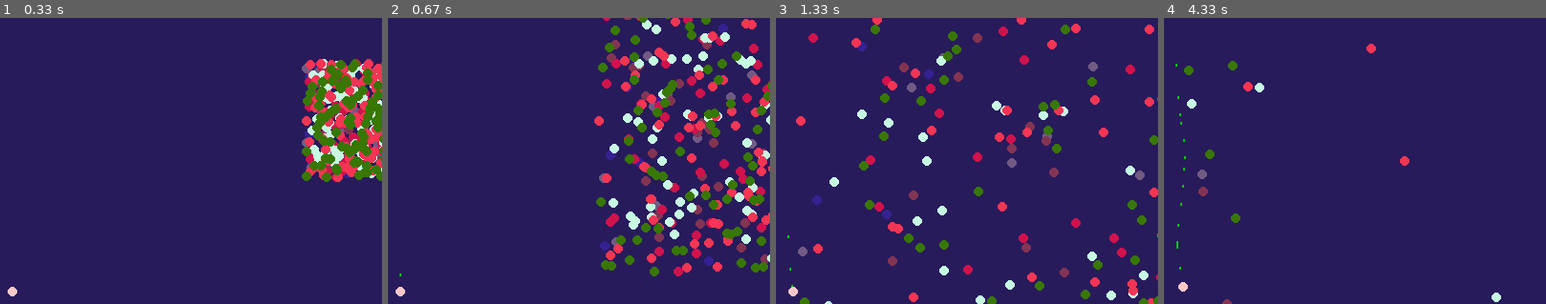
Above: before the commit, frames 1-4 (left to right).
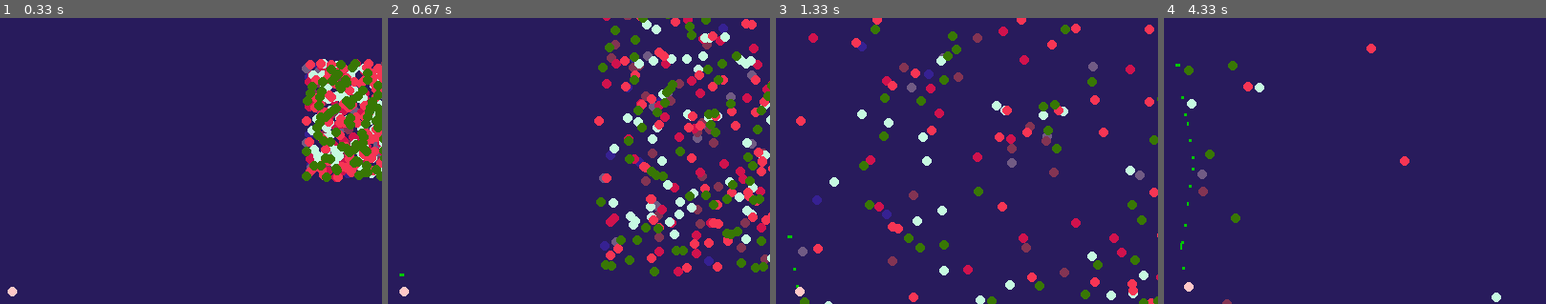
Above: after the commit, the same moments.

Repository: YuryNagorny/Gleb-Yura-PyGame
Game: pygame game, started from main.py
The game is run twice, just before and just after one commit, with the same random seed, the same clock (stepped at 60 frames per second) and the same inputs.
Inputs:
- Up to frame 1 (0.33 s): no input
- Up to frame 2 (0.67 s): hold Space from 0.33 s (still down); hold D from 0.33 s (still down)
- Up to frame 3 (1.33 s): release Space at 0.8 s; release D at 0.8 s; hold D 0.83-1.3 s; tap Space at 0.9, 1.2 s
- Up to frame 4 (4.33 s): hold W 1.33-1.63 s; tap Space at 1.4, 1.73, 2.03, 2.23, 2.53, 2.8, 3.13, 3.43, 3.57, 3.97, 4.27 s; hold D 1.67-2.13 s; hold A 2.17-2.7 s; hold S 2.73-3.03 s; hold A 3.07-3.47 s; hold W 3.5-3.87 s; hold D from 3.9 s (still down)
The pictures show only the part of the screen within x 48-98%, y 2-52%; the shares and areas given below are measured in that part.

Frame 1 is identical in both runs. In frame 2, less than 0.1% of the frame differs, in the area x 2-6%, y 89-98%; in frame 3, 0.1%; in frame 4, 0.3%, in the area x 3-8%, y 16-96%.

Commit message:
Update main.py

Diff:
--- a/main.py
+++ b/main.py
@@ -122,22 +122,14 @@
                 player.shot()
             if keys[pygame.K_SPACE]:
                 player.shot()
-            elif keys[pygame.K_s] and keys[pygame.K_d]:
-                player.move(1, 1)
-            elif keys[pygame.K_s] and keys[pygame.K_a]:
-                player.move(-1, 1)
-            elif keys[pygame.K_w] and keys[pygame.K_d]:
-                player.move(1, -1)
-            elif keys[pygame.K_w] and keys[pygame.K_a]:
-                player.move(-1, -1)
-            elif keys[pygame.K_d]:
-                player.move(math.sqrt(2), 0)
-            elif keys[pygame.K_w]:
-                player.move(0, math.sqrt(2) * -1)
-            elif keys[pygame.K_a]:
-                player.move(math.sqrt(2) * -1, 0)
-            elif keys[pygame.K_s]:
-                player.move(0, math.sqrt(2))
+            if keys[pygame.K_a]:
+                player.move(-1, 0)
+            if keys[pygame.K_d]:
+                player.move(1, 0)
+            if keys[pygame.K_w]:
+                player.move(0, -1)
+            if keys[pygame.K_s]:
+                player.move(0, 1)
         for i in bullets:
             i.render()
             i.move()
